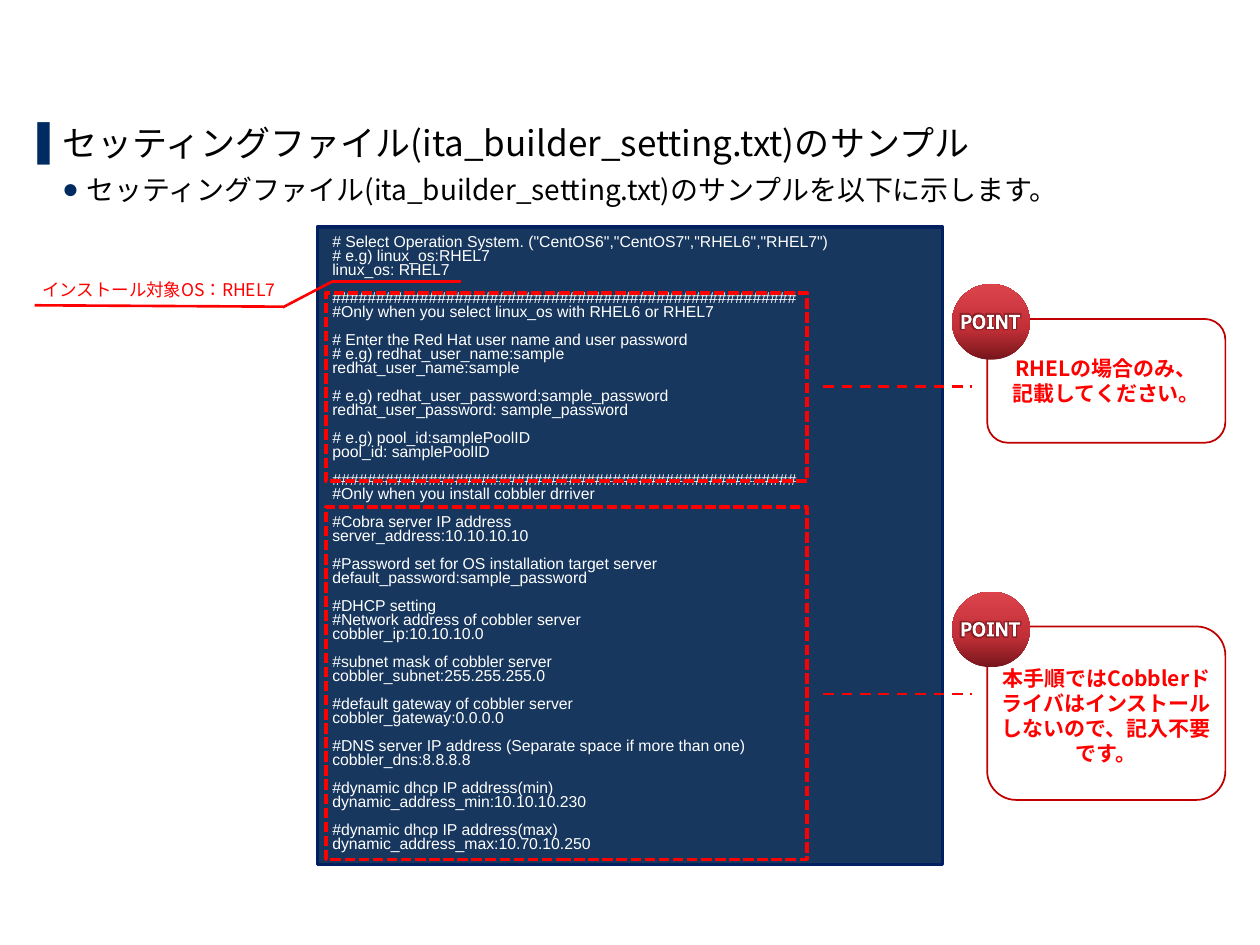
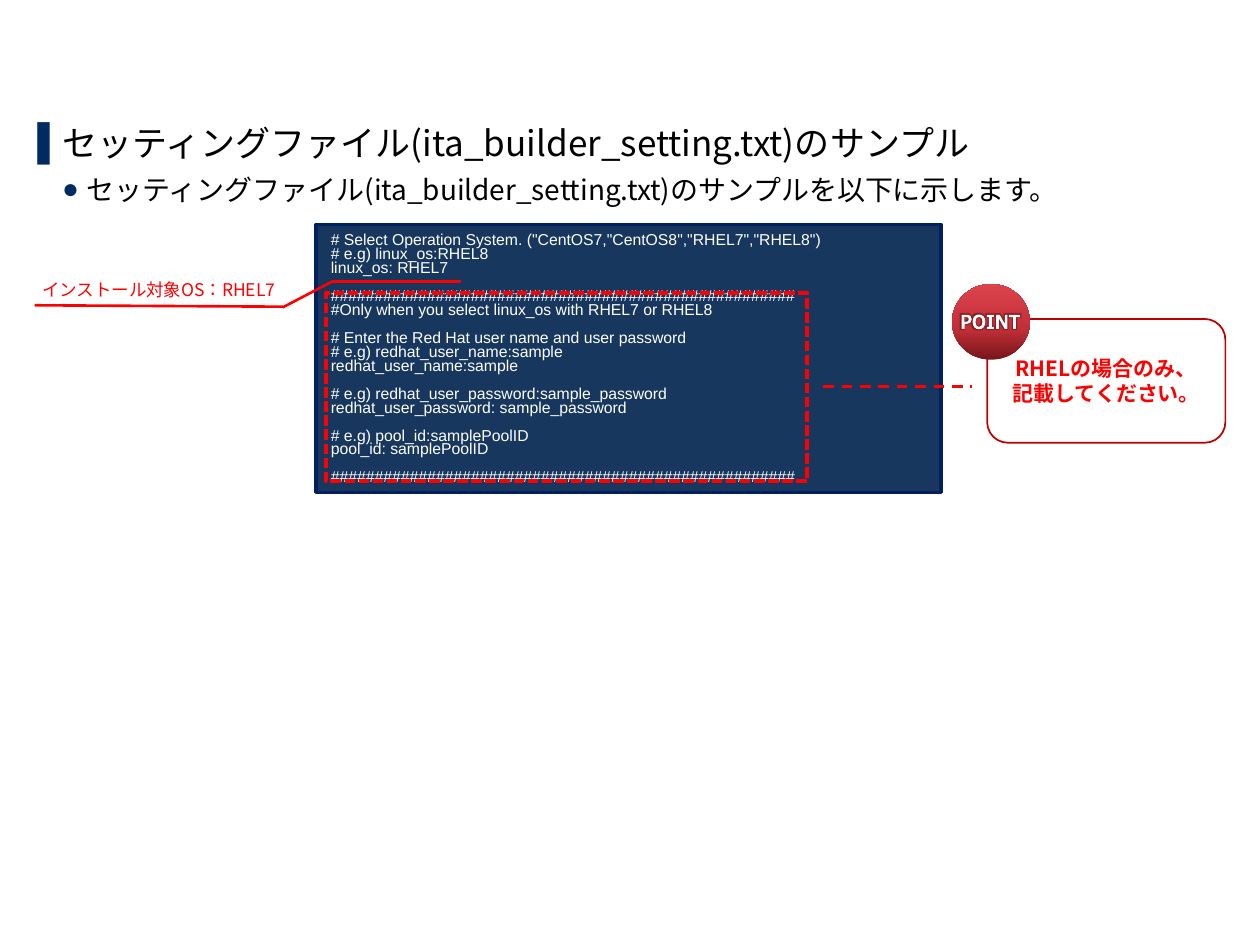
Before and after one commit to exastro-suite/it-automation-docs, a slide deck: slide 15 of asset/Learn_ja/ITA-online-install_ja.pptx. Drawn at 1260x945 pixels with LibreOffice and Linux fonts; fonts in the diff are those of the drawing; background and template pictures are left out. Boxes give left, top, right and bottom in pixels: in the first picture for what was removed or moved away, otherwise in the second. Text is boxed around its words. In the diff, an @@ line names an element or a change of style, - is before the commit and + after.

```diff
--- a/asset/Learn_ja/ITA-online-install_ja.pptx
+++ b/asset/Learn_ja/ITA-online-install_ja.pptx
@@ rectangle "# Select Operation System. ("CentOS7,"CentOS8","RHEL7","RHEL ...": place and size @@
-rectangle "# Select Operation System. ("CentOS7,"CentOS8","RHEL7","RHEL ..." at box(318, 227, 942, 864)
+rectangle "# Select Operation System. ("CentOS7,"CentOS8","RHEL7","RHEL ..." at box(316, 224, 941, 493)
@@ text in rectangle at box(344, 233, 821, 263): text changed @@
-# Select Operation System. ("CentOS6","CentOS7","RHEL6","RHEL7")
-# e.g) linux_os:RHEL7
+# Select Operation System. ("CentOS7,"CentOS8","RHEL7","RHEL8")
+# e.g) linux_os:RHEL8
@@ text in rectangle at box(331, 303, 713, 319): text changed @@
-#Only when you select linux_os with RHEL6 or RHEL7
+#Only when you select linux_os with RHEL7 or RHEL8
@@ rectangle removed at box(326, 508, 808, 861) @@
@@ text in rectangle at box(332, 487, 746, 853): paragraphs removed @@
-#Only when you install cobbler drriver
-#Cobra server IP address
-server_address:10.10.10.10
-#Password set for OS installation target server
-default_password:sample_password
-#DHCP setting
-#Network address of cobbler server
-cobbler_ip:10.10.10.0
-#subnet mask of cobbler server
-cobbler_subnet:255.255.255.0
-#default gateway of cobbler server
-cobbler_gateway:0.0.0.0
-#DNS server IP address (Separate space if more than one)
-cobbler_dns:8.8.8.8
-#dynamic dhcp IP address(min)
-dynamic_address_min:10.10.10.230
-#dynamic dhcp IP address(max)
-dynamic_address_max:10.70.10.250
@@ ellipse removed at box(953, 592, 1031, 668) @@
@@ freeform shape removed at box(961, 622, 1019, 638) @@
@@ rounded rectangle removed at box(988, 626, 1226, 800) @@
-本手順ではCobblerドライバはインストールしないので、記入不要です。
@@ line removed from (823, 694) to (971, 694) @@
```
Also in this commit, not shown: 13 other slides changed, 5 other files.
